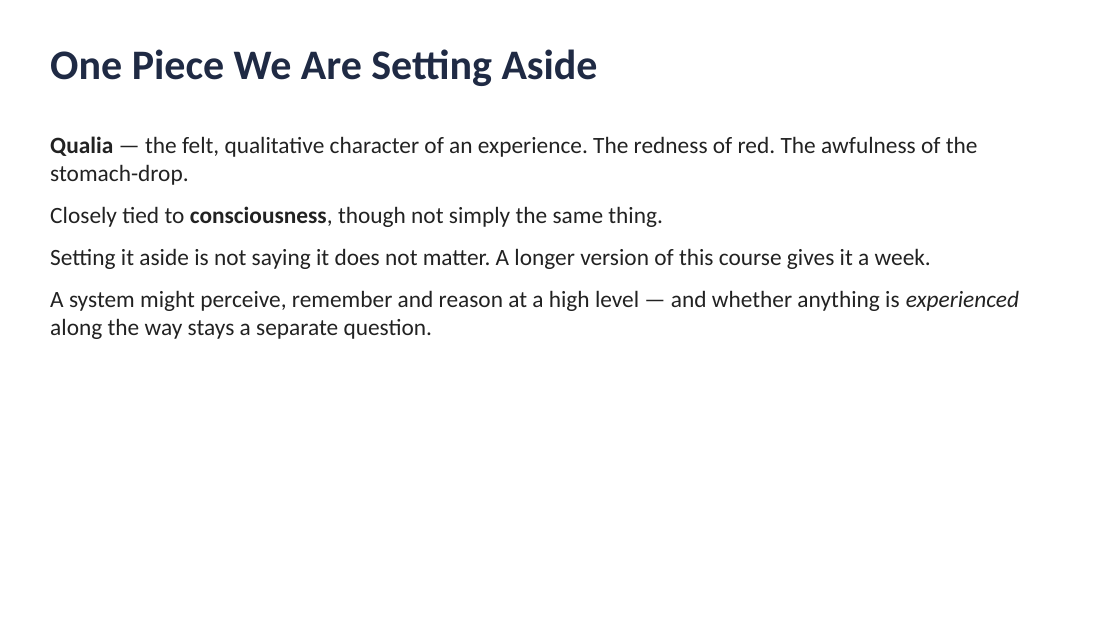
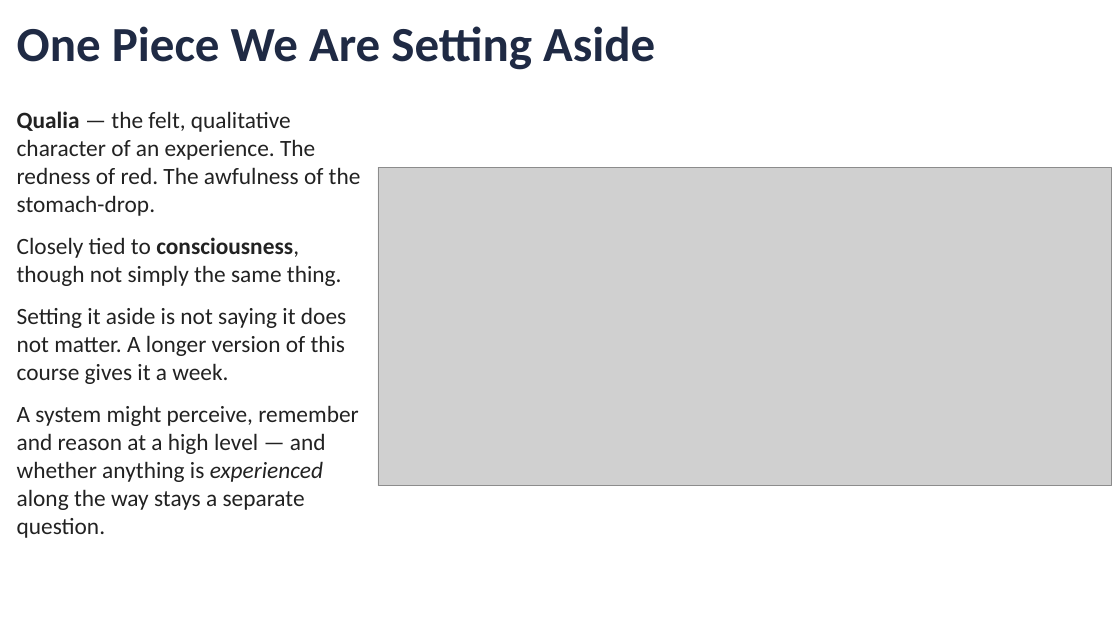
Before and after one commit to jonwillits/intro_to_bcs, a slide deck: slide 10 of mind_and_brain/mind_and_brain_lecture_1.pptx (slide 7 before the commit). Drawn at 1120x630 pixels with LibreOffice and Linux fonts; fonts in the diff are those of the drawing; grey boxes stand for pictures. Boxes give left, top, right and bottom in pixels: in the first picture for what was removed or moved away, otherwise in the second. Text is boxed around its words. In the diff, an @@ line names an element or a change of style, - is before the commit and + after.

Commit message:
Module 2: reading, figures, glossary, and back matter

```diff
--- a/mind_and_brain/mind_and_brain_lecture_1.pptx
+++ b/mind_and_brain/mind_and_brain_lecture_1.pptx
@@ text "One Piece We Are Setting ...": place and size @@
-text "One Piece We Are Setting ..." at <box>50,49,598,86</box>
+text "One Piece We Are Setting ..." at <box>17,26,655,70</box>
@@ text "One Piece We Are Setting ..." at <box>17,26,655,70</box>: size 36 to 42 pt @@
@@ text "Qualia — the felt, qualitative ..." rewrapped from <box>50,136,1019,339</box> to <box>17,111,361,538</box> @@
@@ picture added at <box>378,167,1112,486</box> @@
```
Also in this commit, not shown: 19 other slides changed, 9 slides added, 1 slide removed, 24 other files.
